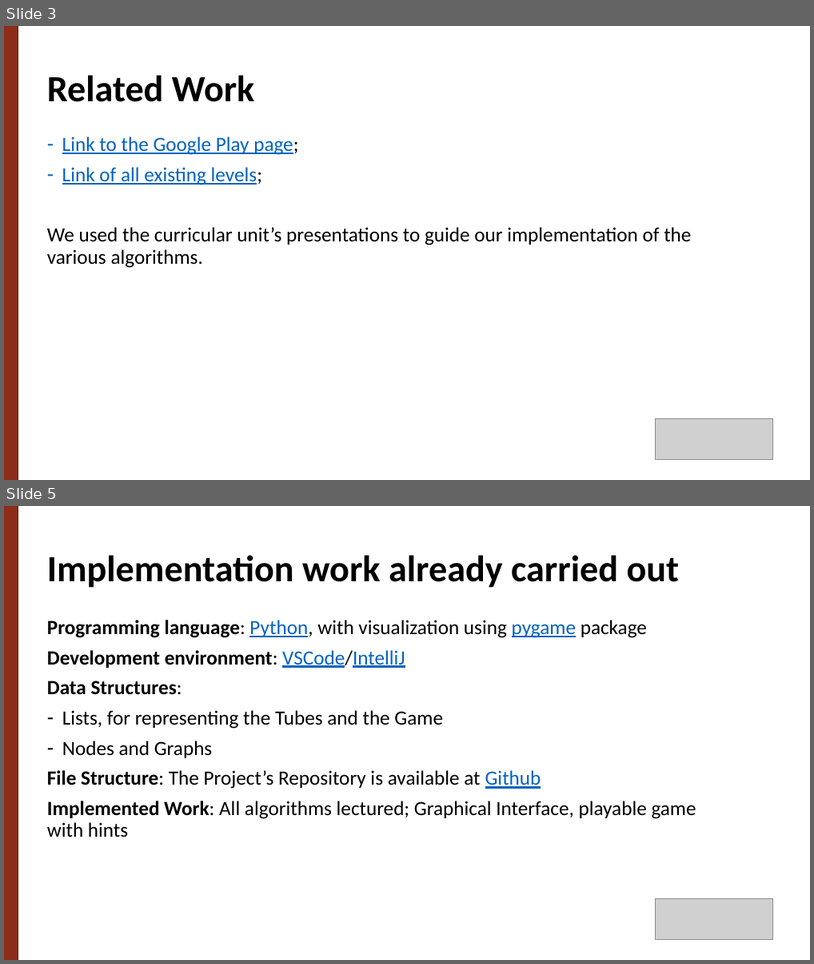
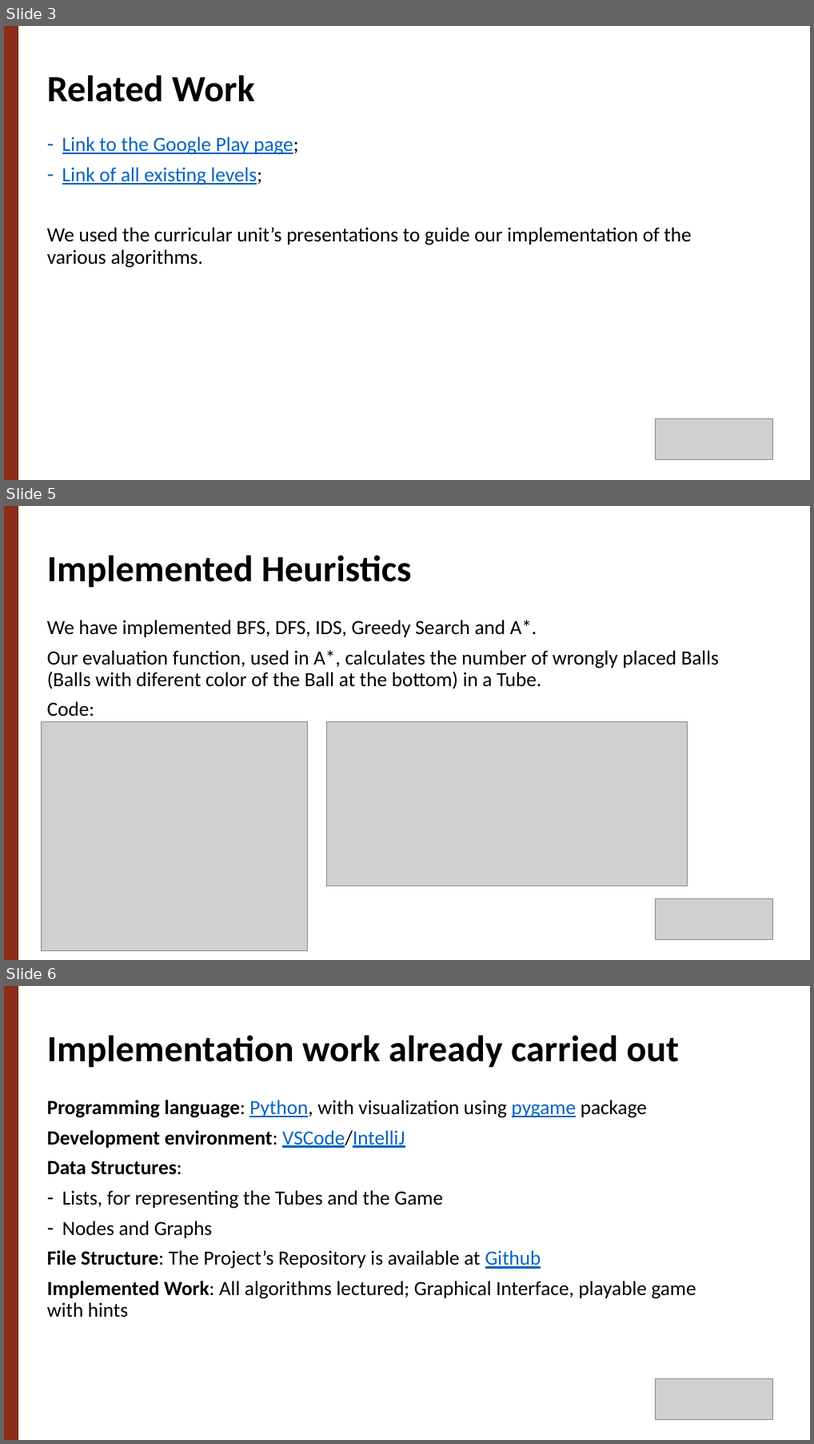
Before and after one commit to g-batalhao-a/IART, a slide deck: Project1/docs/Ball Sort Puzzle.pptx. Shown one above the other, each under a label of ours: slides 3 and 5 before the commit, slides 3, 5 and 6 after it; the slides between them are not shown. The pictures are 814x964 and 814x1444 pixels, drawn with LibreOffice and Linux fonts; fonts in the diff are those of the drawing; grey boxes stand for pictures. Boxes give left, top, right and bottom in pixels: in the first picture for what was removed or moved away, otherwise in the second. Text is boxed around its words. In the diff, an @@ line names an element or a change of style, - is before the commit and + after.

```diff
--- a/Project1/docs/Ball Sort Puzzle.pptx
+++ b/Project1/docs/Ball Sort Puzzle.pptx
@@ slide 5 added at (4,506,810,960), background #FFFFFF @@
@@ rectangle added at (4,506,18,960), fill #8C2D19, outline #682112 1 pt @@
@@ text added at (47,555,411,588), 44 pt, text #000000, bold @@
+Implemented Heuristics
@@ text added at (47,620,719,716), 24 pt, text #000000 @@
+We have implemented BFS, DFS, IDS, Greedy Search and A*.
+Our evaluation function, used in A*, calculates the number of wrongly placed Balls (Balls with diferent color of the Ball at the bottom) in a Tube.
+Code:
@@ picture added at (41,721,307,950) @@
@@ picture added at (327,721,687,885) @@
@@ picture added at (656,899,774,939) @@
@@ what was slide 5 is now slide 6 @@
```
Also in this commit, not shown: 1 slide changed, 5 other files.
